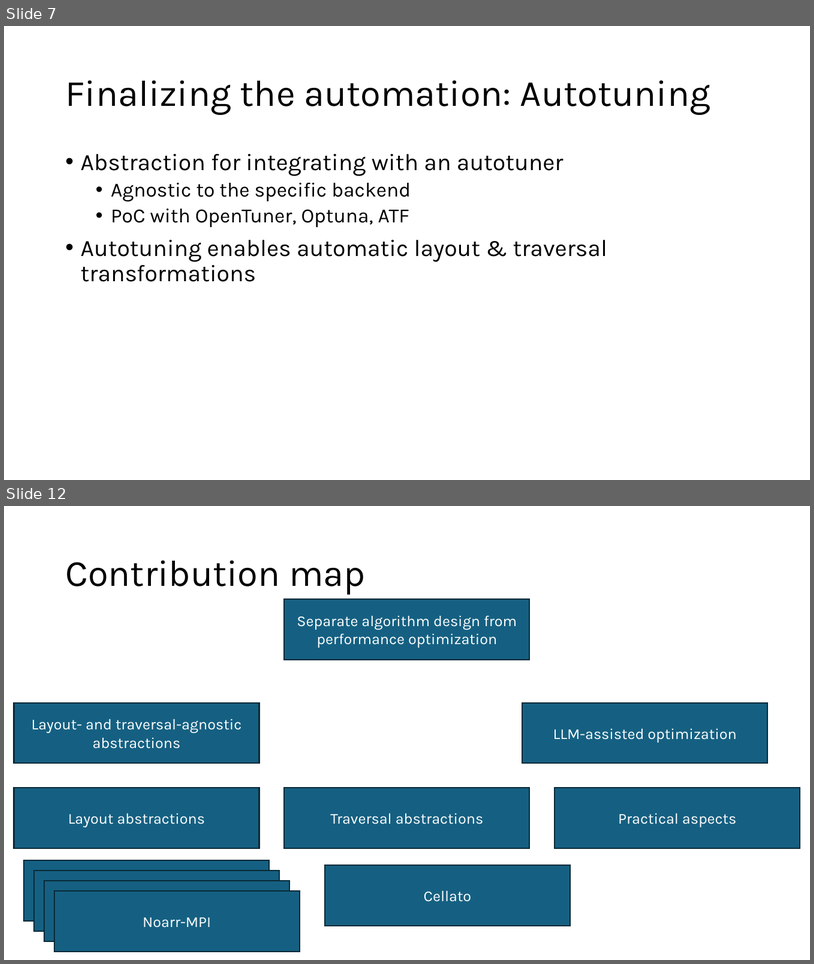
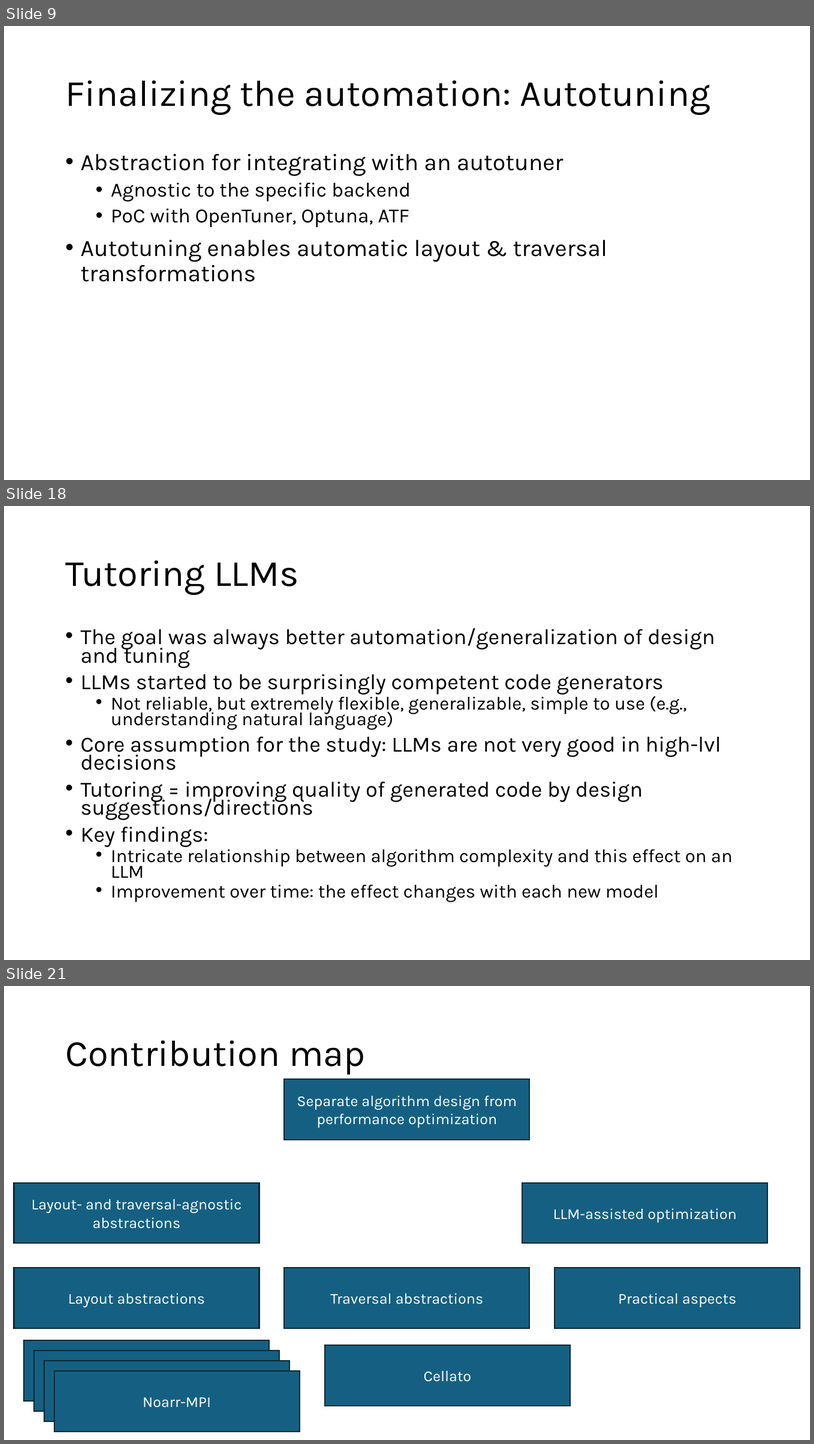
Before and after one commit to jiriklepl/phd-thesis, a slide deck: slides/Optimizing Memory Layouts and Traversal Orders in High-Performance Computing.pptx. Shown one above the other, each under a label of ours: slides 7 and 12 before the commit, slides 9, 18 and 21 after it; the slides between them are not shown. The pictures are 814x964 and 814x1444 pixels, drawn with LibreOffice and Linux fonts; fonts in the diff are those of the drawing. Boxes give left, top, right and bottom in pixels: in the first picture for what was removed or moved away, otherwise in the second. Text is boxed around its words. In the diff, an @@ line names an element or a change of style, - is before the commit and + after.

```diff
--- a/slides/Optimizing Memory Layouts and Traversal Orders in High-Performance Computing.pptx
+++ b/slides/Optimizing Memory Layouts and Traversal Orders in High-Performance Computing.pptx
@@ slide 18 added at box(4, 506, 810, 960), background #FFFFFF @@
@@ title added at box(65, 560, 299, 595), 44 pt, text #000000 @@
+Tutoring LLMs
@@ text added at box(81, 628, 733, 901), 25.9 pt, text #000000 @@
+• The goal was always better automation/generalization of design and tuning
+• LLMs started to be surprisingly competent code generators
+  • Not reliable, but extremely flexible, generalizable, simple to use (e.g., understanding natural language)
+• Core assumption for the study: LLMs are not very good in high-lvl decisions
+• Tutoring = improving quality of generated code by design suggestions/directions
+• Key findings:
+  • Intricate relationship between algorithm complexity and this effect on an LLM
+  • Improvement over time: the effect changes with each new model
@@ what was slide 7 is now slide 9 @@
@@ what was slide 12 is now slide 21 @@
```
Also in this commit, not shown: 7 slides changed, 8 other slides added.
